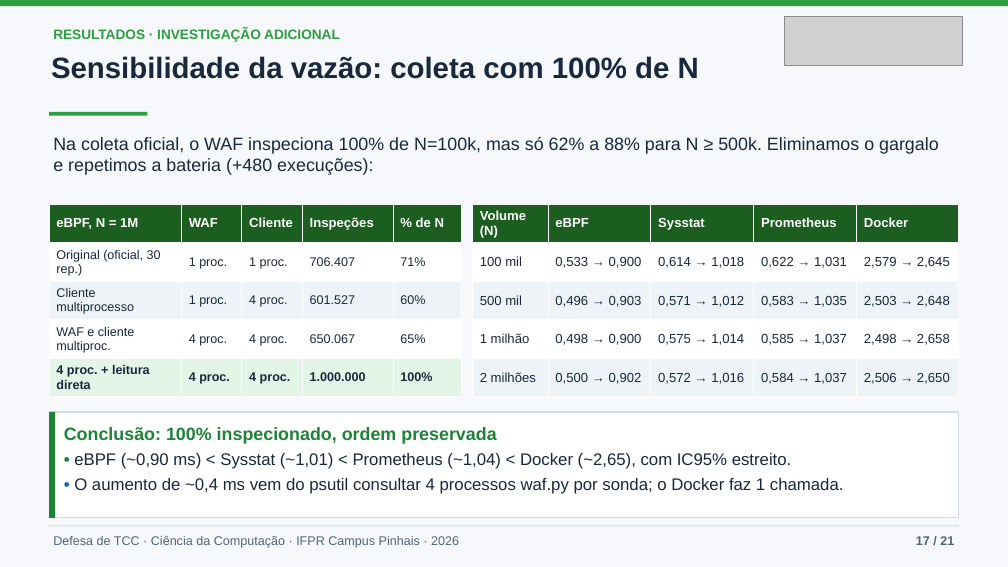
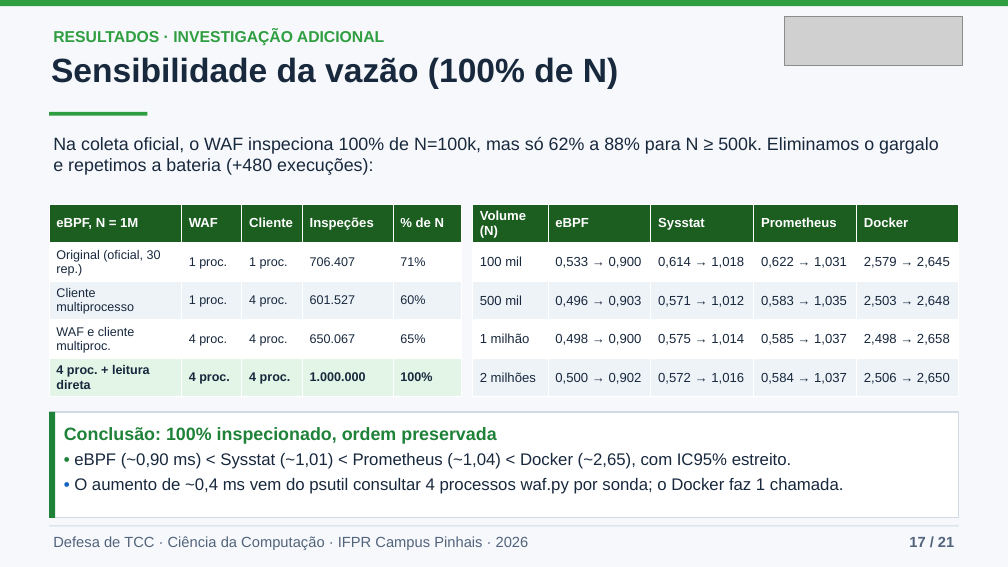
Before and after one commit to joaopedroplinta/vnf-monitoring-benchmark, a slide deck: slide 17 of docs/apresentacao/apresentacao_tcc.pptx. Drawn at 1008x567 pixels with LibreOffice and Linux fonts; fonts in the diff are those of the drawing; grey boxes stand for pictures. Boxes give left, top, right and bottom in pixels: in the first picture for what was removed or moved away, otherwise in the second. Text is boxed around its words. In the diff, an @@ line names an element or a change of style, - is before the commit and + after.

```diff
--- a/docs/apresentacao/apresentacao_tcc.pptx
+++ b/docs/apresentacao/apresentacao_tcc.pptx
@@ text "RESULTADOS · INVESTIGAÇÃO ADICIONAL" at bbox=[53, 29, 384, 46]: size 13 to 15 pt @@
@@ text at bbox=[51, 57, 618, 89]: text changed; size 28 to 32 pt @@
-Sensibilidade da vazão: coleta com 100% de N
+Sensibilidade da vazão (100% de N)
@@ text "Defesa de TCC · Ciência ..." at bbox=[53, 536, 529, 550]: size 12 to 14 pt @@
@@ text "17 / 21" at bbox=[909, 537, 954, 547]: size 12 to 14 pt @@
```
Also in this commit, not shown: 18 other slides changed, 1 other file.
